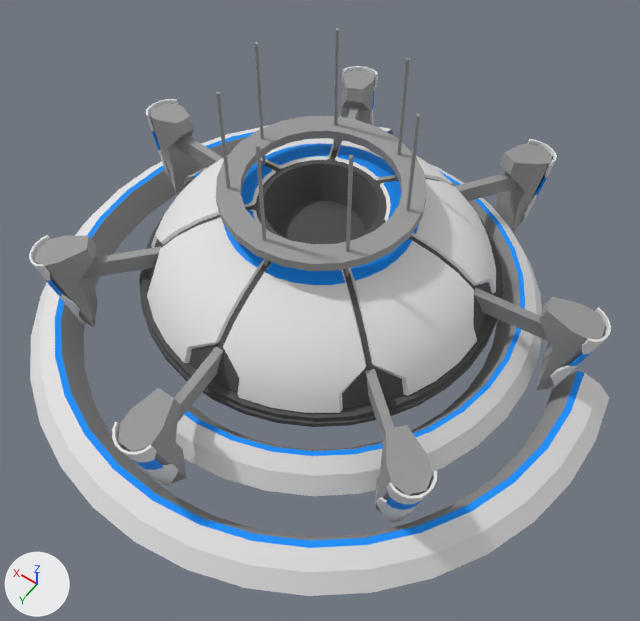
One commit to the FBX model Assets/Ships/MotherShip_01.FBX: the scene before it, then after it.
Before and after are seen from a camera (50 mm lens) standing at (-2.78, 3.91, 5.63) and looking at (-0.33, 0.48, 0.24). Every picture has the same lights, and +X, +Y and +Z are marked at lower left. Where no turn or scale is listed for an object, it has been applied to the vertices. Vertices at the same position are counted once.

The older version as bpy lines, for what is in view:
```python
me_cylinder006_ncl1_1 = bpy.data.meshes.new('Cylinder006_ncl1_1')
me_cylinder006_ncl1_1.from_pydata(...)  # 1852 vertices, 3564 faces; spans x -2.51..2.52, y -2.4..2.52, z -0.68..1.77
# faces by material slot: [904, 1580, 696, 384]
me_cylinder006_ncl1_1.materials.append(mat_02___default)  # grey #9a9a9a
me_cylinder006_ncl1_1.materials.append(mat_04___default)  # white #e5e5e5
me_cylinder006_ncl1_1.materials.append(mat_05___default)  # dark grey #4f4f4f
me_cylinder006_ncl1_1.materials.append(mat_06___default)  # blue #0090fe
ob_cylinder006 = bpy.data.objects.new('Cylinder006', me_cylinder006_ncl1_1)
ob_cylinder006.location = (0.0, 0.0, 0.115)
```
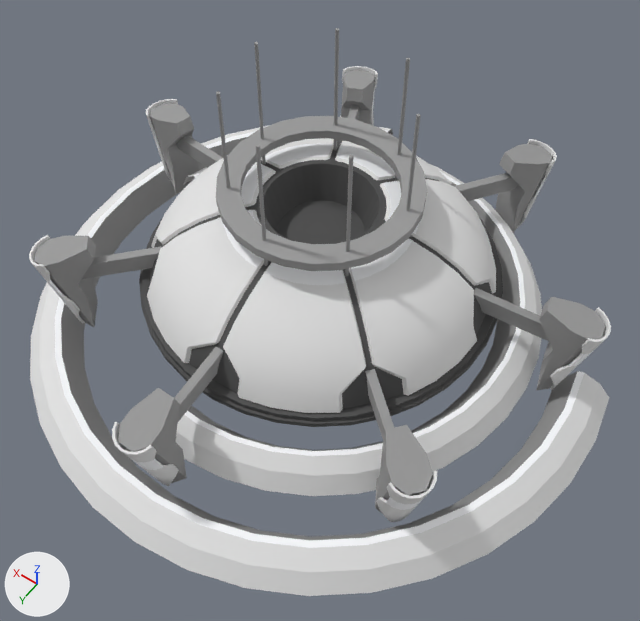
Changed parts and their boxes (x1, y1, x2, y2) in the pictures (640 x 621 px):
part 1 of me_cylinder006_ncl1_1, recoloured (blue to white): (45, 91, 593, 548) in both

Edits to the bpy script that builds the scene:
```text
Add mat_teamcolor:
    mat_teamcolor = principled_material('TeamColor')
    mat_teamcolor.base_color = (0.965, 0.976, 1.0)  # white #fbfcff
    mat_teamcolor.roughness = 0.859
Change me_cylinder006_ncl1_1:
    where me_cylinder006_ncl1_1.from_pydata(...)  # 1852 vertices, 3564 faces; spans x -2.51..2.52, y -2.4..2.52, z -0.68..1.77
    used by ob_cylinder006; location = (0.0, 0.0, 0.115)
    me_cylinder006_ncl1_1 part 1: all 384 faces that had it switch from mat_06___default (blue #0090fe) to mat_teamcolor (white #fbfcff)
```
